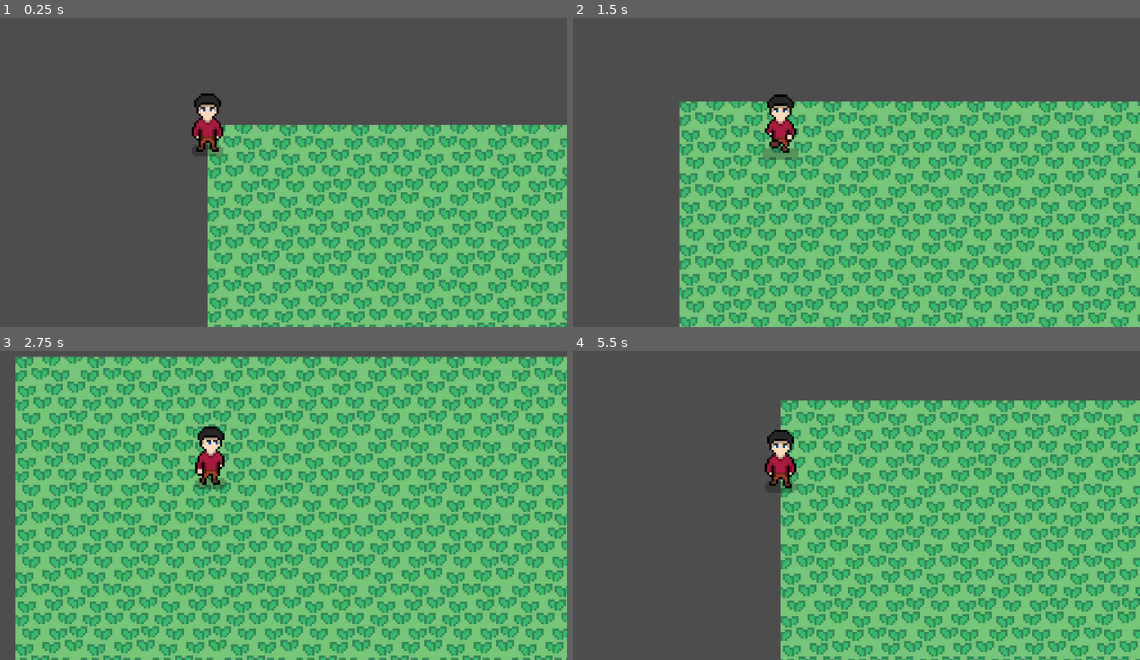
Above: before the commit, frames 1-4 (two rows, left to right).
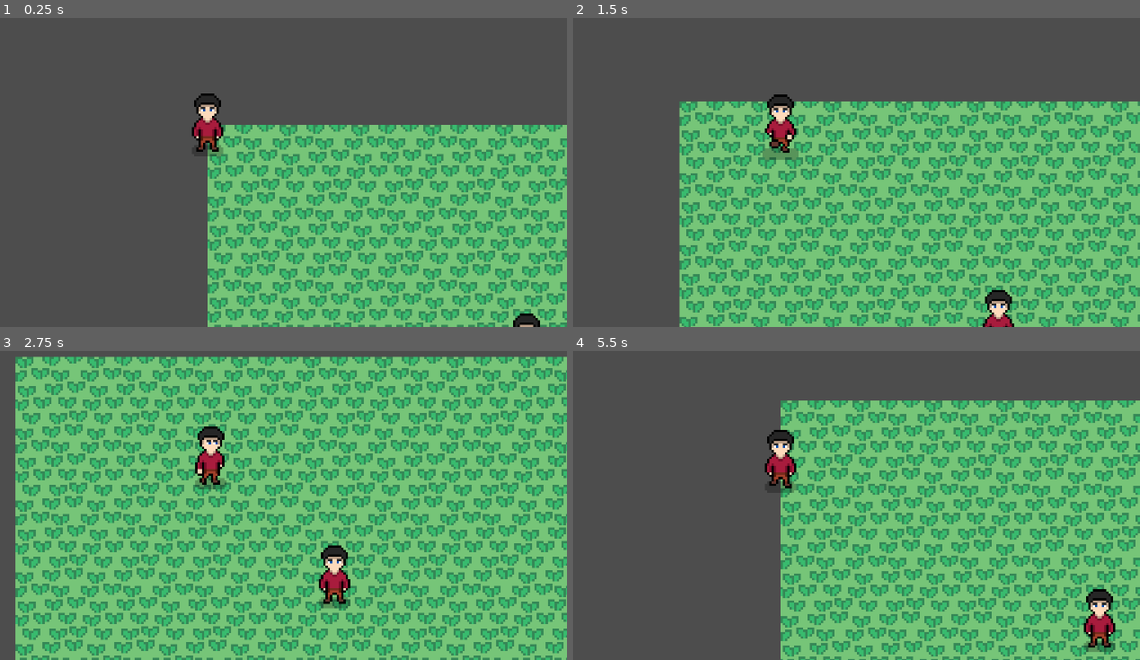
Above: after the commit, the same moments.

Repository: QuocKhangDA22TTD/rpg_game
Game: Godot game, scene res://scenes/demo.tscn
Two runs of this game, one before a commit and one after it. Both use one fixed random seed, a clock stepped at 60 frames per second and the inputs below.
Inputs:
- Up to frame 1 (0.25 s): no input
- Up to frame 2 (1.5 s): tap Enter at 0.5 s; hold Right (ui_right) 0.53-1.28 s; hold Down (ui_down) from 1.28 s (still down)
- Up to frame 3 (2.75 s): release Down (ui_down) at 2.03 s; hold Right (ui_right) from 2.03 s (still down)
- Up to frame 4 (5.5 s): release Right (ui_right) at 2.78 s; hold Up (ui_up) 2.78-3.53 s; hold Left (ui_left) 3.53-5.03 s; hold Down (ui_down) from 5.03 s (still down)

The runs differ from the first frame. In frame 1, 0.2% of the frame differs, in the area x 90-96%, y 95-100%; in frame 2, 0.5%; in frame 3, 0.9%, in the area x 56-62%, y 62-84%; in frame 4, 0.9%.

Commit message:
Thêm vào một node Sprite2D sử dụng player texture để demo.

Diff:
--- a/scenes/demo.tscn
+++ b/scenes/demo.tscn
@@ -2,6 +2,7 @@
 
 [ext_resource type="Texture2D" uid="uid://eec23hcg0uyb" path="res://assets/tile.png" id="1_tqfh0"]
 [ext_resource type="PackedScene" uid="uid://cpitsgqfub6hn" path="res://scenes/player.tscn" id="2_ba4lm"]
+[ext_resource type="Texture2D" uid="uid://duplrhxctrtde" path="res://assets/player.png" id="3_l20p6"]
 
 [sub_resource type="TileSetAtlasSource" id="TileSetAtlasSource_ba4lm"]
 texture = ExtResource("1_tqfh0")
@@ -20,3 +21,9 @@
 layer_0/tile_data = PackedInt32Array(0, 0, 0, 65536, 0, 0, 131072, 0, 0, 196608, 0, 0, 262144, 0, 0, 327680, 0, 0, 3932 …(6915 unchanged characters)…
 
 [node name="Player" parent="." unique_id=955801447 instance=ExtResource("2_ba4lm")]
+
+[node name="Sprite2D" type="Sprite2D" parent="." unique_id=379270166]
+position = Vector2(142, 98)
+texture = ExtResource("3_l20p6")
+region_enabled = true
+region_rect = Rect2(0, 0, 32, 32)
